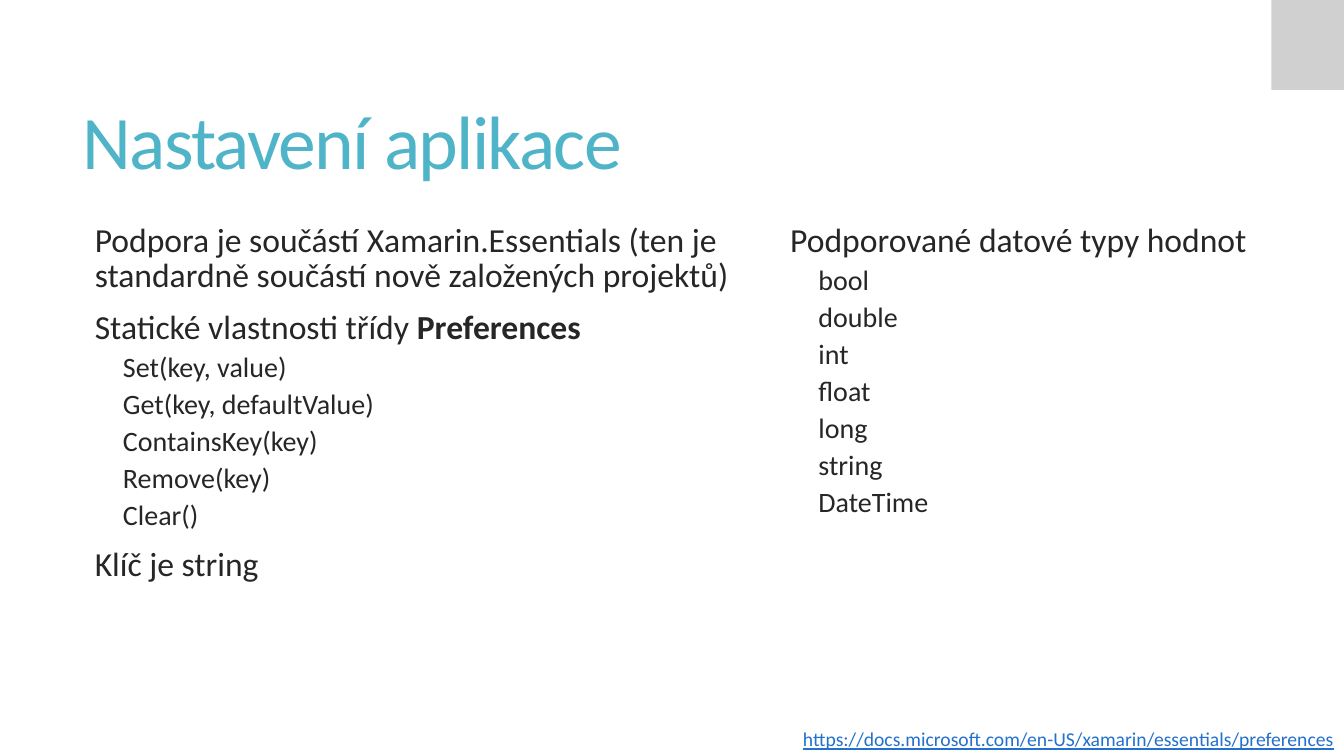
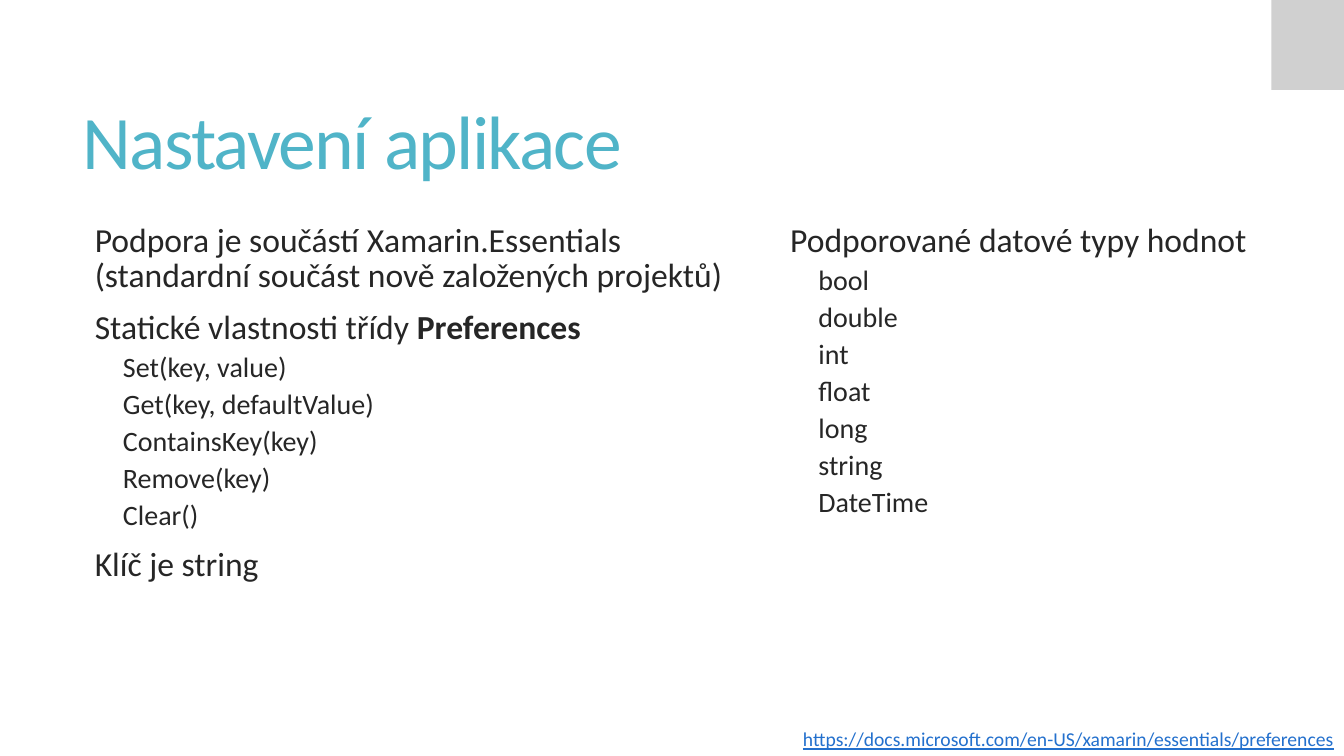
Before and after one commit to PetrVobornik/prednasky, a slide deck: slide 3 of Xamarin.Forms/06-UkladaniDat/ukladani-dat.ppsx. Drawn at 1344x756 pixels with LibreOffice and Linux fonts; fonts in the diff are those of the drawing; grey boxes stand for pictures. Boxes give left, top, right and bottom in pixels: in the first picture for what was removed or moved away, otherwise in the second. Text is boxed around its words. In the diff, an @@ line names an element or a change of style, - is before the commit and + after.

```diff
--- a/Xamarin.Forms/06-UkladaniDat/ukladani-dat.ppsx
+++ b/Xamarin.Forms/06-UkladaniDat/ukladani-dat.ppsx
@@ text at (x1=95, y1=228, x2=722, y2=293): text changed @@
-  Podpora je součástí Xamarin.Essentials (ten je standardně součástí nově založených projektů)
+  Podpora je součástí Xamarin.Essentials (standardní součást nově založených projektů)
```
Also in this commit, not shown: 6 other slides changed, 3 other files.
